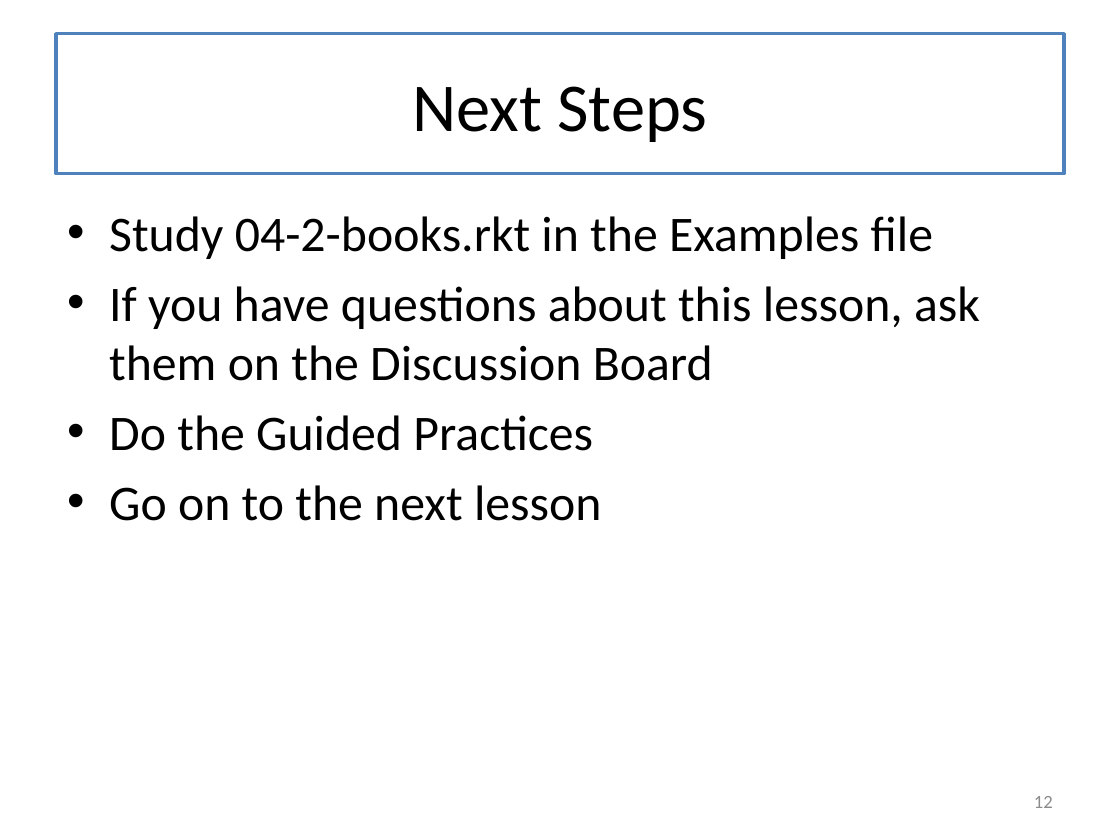
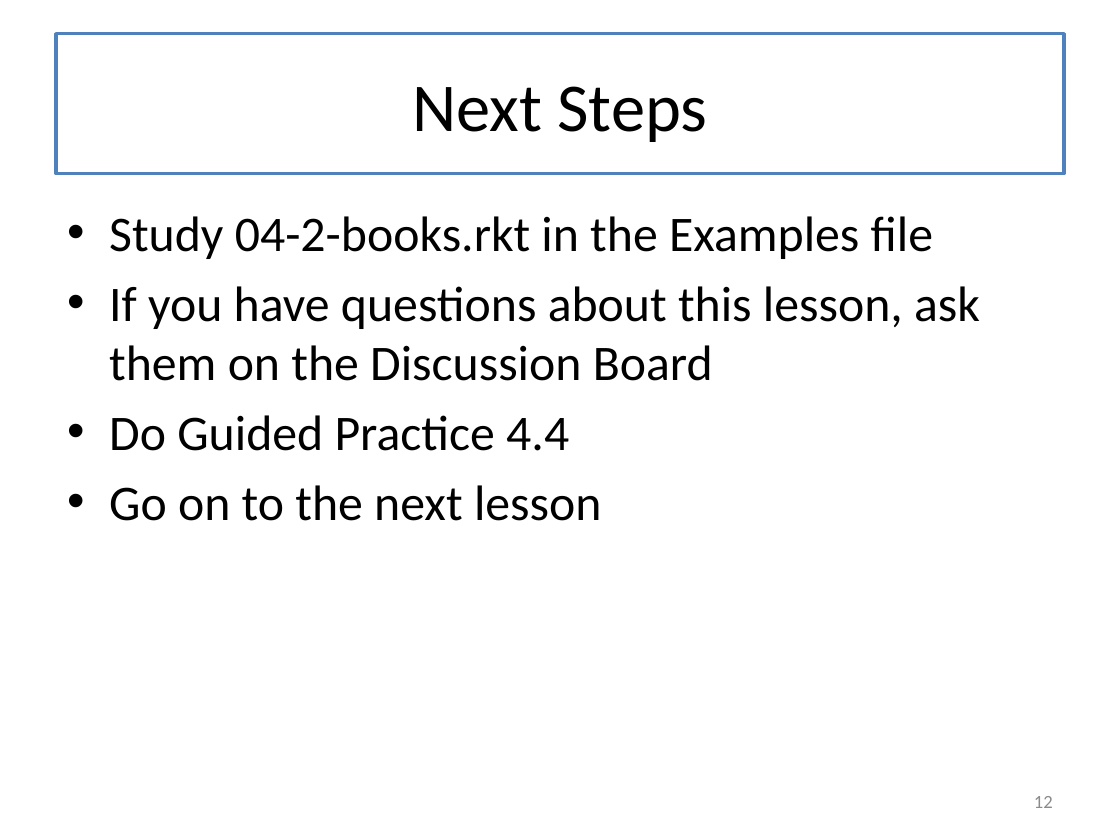
Before and after one commit to mwand/cs5010f16, a slide deck: slide 12 of Slides/Lesson 4.3 Lists of Structures.pptx. Drawn at 1120x840 pixels with LibreOffice and Linux fonts; fonts in the diff are those of the drawing. Boxes give left, top, right and bottom in pixels: in the first picture for what was removed or moved away, otherwise in the second. Text is boxed around its words. In the diff, an @@ line names an element or a change of style, - is before the commit and + after.

```diff
--- a/Slides/Lesson 4.3 Lists of Structures.pptx
+++ b/Slides/Lesson 4.3 Lists of Structures.pptx
@@ text at (x1=109, y1=415, x2=569, y2=451): text changed @@
-• Do the Guided Practices
+• Do Guided Practice 4.4
```
Also in this commit, not shown: 14 other files.
